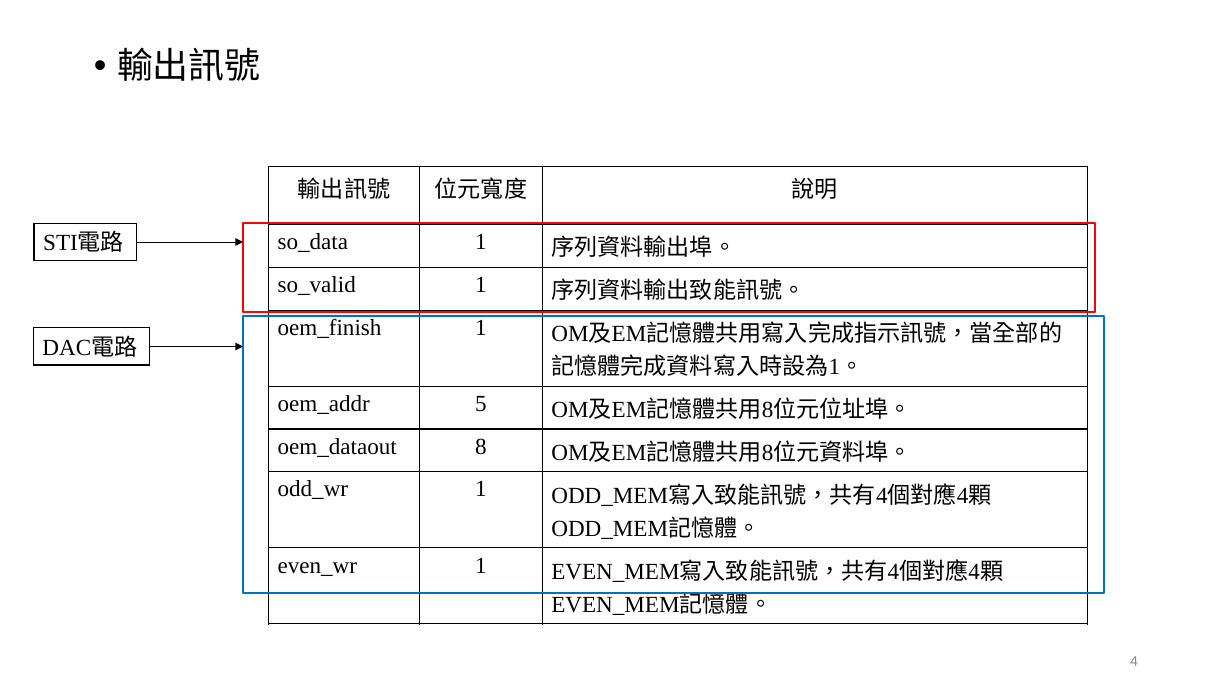
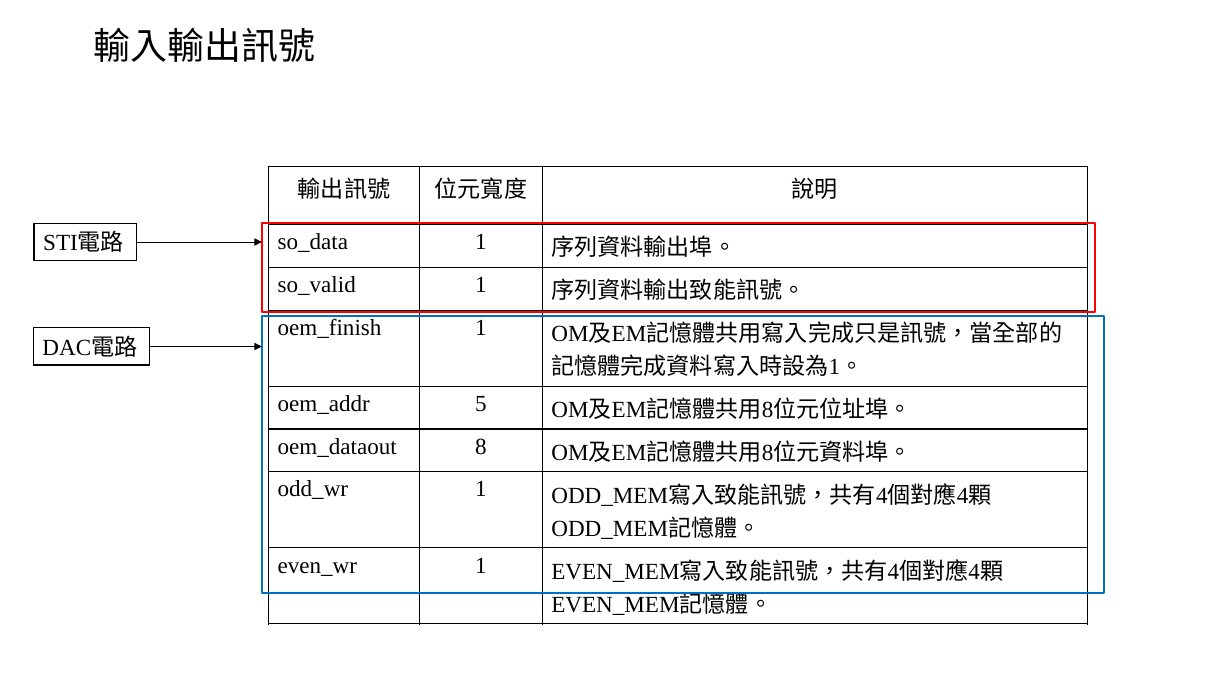
Before and after one commit to Chi-Yung/Chi-Yung, a slide deck: slide 5 of 報告.pptx. Drawn at 1232x693 pixels with LibreOffice and Linux fonts; fonts in the diff are those of the drawing. Boxes give left, top, right and bottom in pixels: in the first picture for what was removed or moved away, otherwise in the second. Text is boxed around its words. In the diff, an @@ line names an element or a change of style, - is before the commit and + after.

```diff
--- a/報告.pptx
+++ b/報告.pptx
@@ title "輸入輸出訊號" at [94, 28, 316, 62]: vertical alignment top to middle @@
@@ title at [94, 28, 316, 62]: text changed; size 28 to 28.8 pt @@
-• 輸出訊號
+輸入輸出訊號
@@ table at [268, 166, 1087, 619] @@
-row 4, column 3: OM及EM記憶體共用寫入完成指示訊號，當全部的記憶體完成資料寫入時設為1。
+row 4, column 3: OM及EM記憶體共用寫入完成只是訊號，當全部的記憶體完成資料寫入時設為1。
@@ rectangle: place and size @@
-rectangle at [243, 224, 1095, 311]
+rectangle at [262, 224, 1095, 311]
@@ arrow moved from (137, 242) - (243, 242) to (137, 242) - (262, 242) @@
@@ rectangle: place and size @@
-rectangle at [243, 316, 1104, 593]
+rectangle at [262, 316, 1104, 593]
@@ arrow moved from (150, 347) - (243, 347) to (150, 347) - (262, 347) @@
@@ page number removed at [1130, 656, 1138, 666] @@
-4
```
Also in this commit, not shown: 9 other slides changed, 5 slides added, 3 slides removed.
